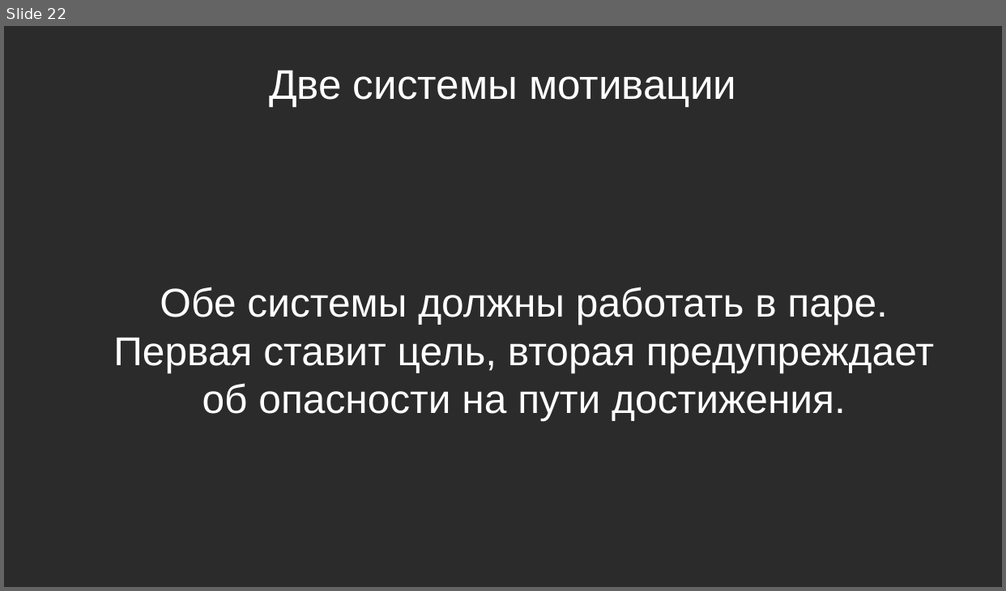
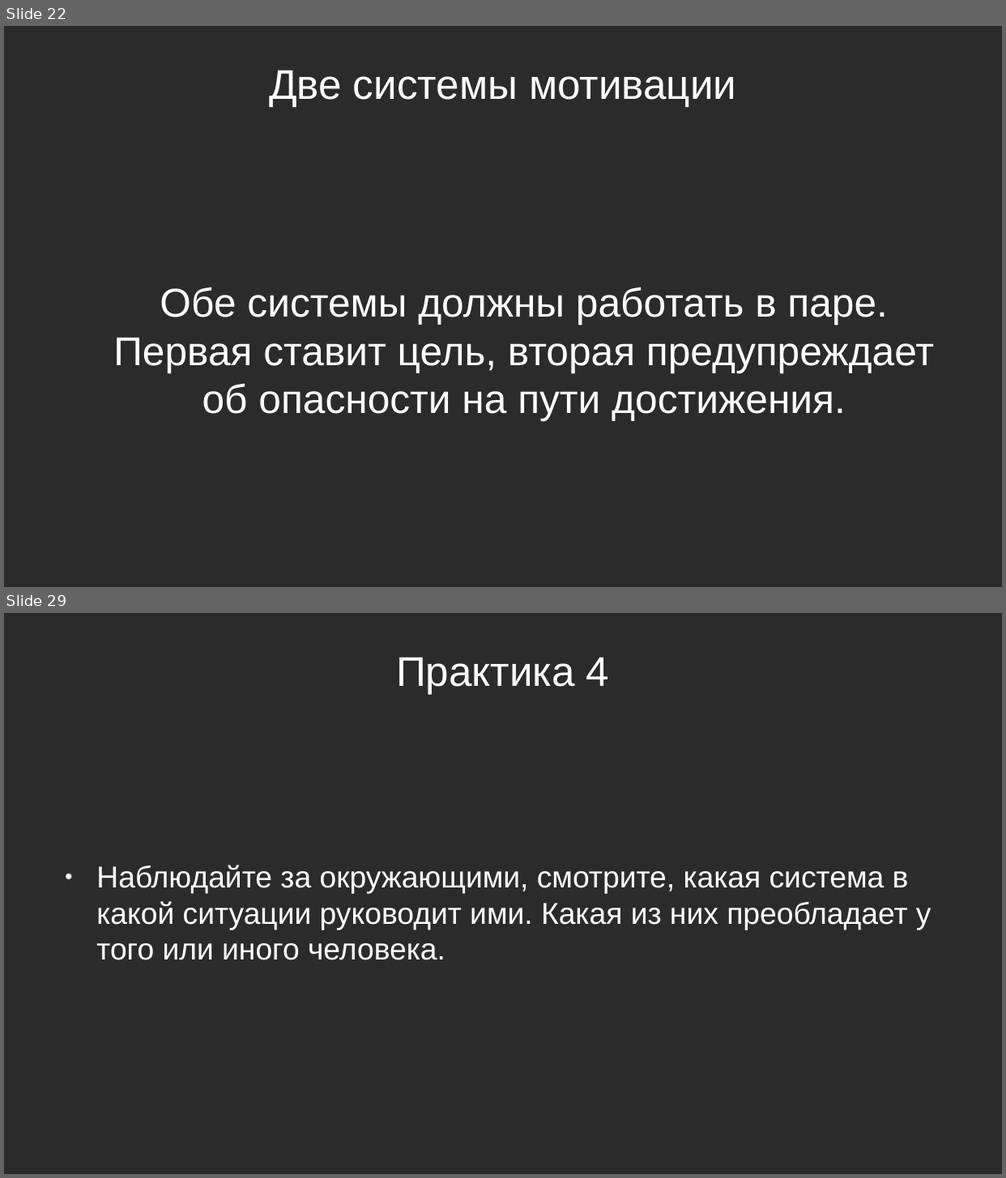
Before and after one commit to Chularev/articles, a slide deck: Psychology/Гомеостаз и мотивация (практика).odp. Shown one above the other, each under a label of ours: slide 22 before the commit, slides 22 and 29 after it; the slides between them are not shown. The pictures are 1006x591 and 1006x1178 pixels, drawn with LibreOffice and Linux fonts; fonts in the diff are those of the drawing; background and template pictures are left out; a plain dark background stands for a picture behind light text. Boxes give left, top, right and bottom in pixels: in the first picture for what was removed or moved away, otherwise in the second. Text is boxed around its words. In the diff, an @@ line names an element or a change of style, - is before the commit and + after.

```diff
--- a/Psychology/Гомеостаз и мотивация (практика).odp
+++ b/Psychology/Гомеостаз и мотивация (практика).odp
@@ slide 29 added at (x1=4, y1=613, x2=1002, y2=1174), background picture (left out) @@
@@ title added at (x1=396, y1=657, x2=609, y2=695), 33 pt, text #FFFFFF @@
+Практика 4
@@ text added at (x1=96, y1=865, x2=931, y2=960), 24 pt, text #FFFFFF @@
+● Наблюдайте за окружающими, смотрите, какая система в какой ситуации руководит ими. Какая из них преобладает у того или иного человека.
```
Also in this commit, not shown: 4 slides changed, 13 other slides added, 1 slide removed.
